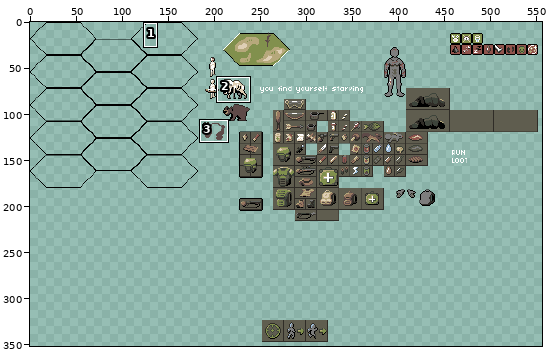
Two versions of one pixel-art file, Resources/Aseprite/mockup.aseprite. Above: a wide view before the commit, with the close-up outlined.
Close-up. As it was:
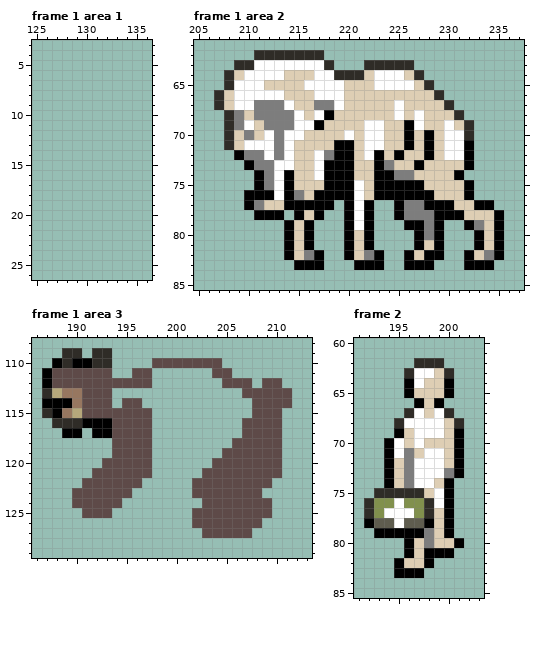
800x450 pixels, 5 frames. Shown: frame 1 area 1: x 125..136, y 3..26; frame 1 area 2: x 205..237, y 61..85; frame 1 area 3: x 186..213, y 108..129; frame 2: x 191..203, y 60..85. The wide view leaves out empty margins. The commit also changed other frames or places, which this record leaves out.
After the commit:
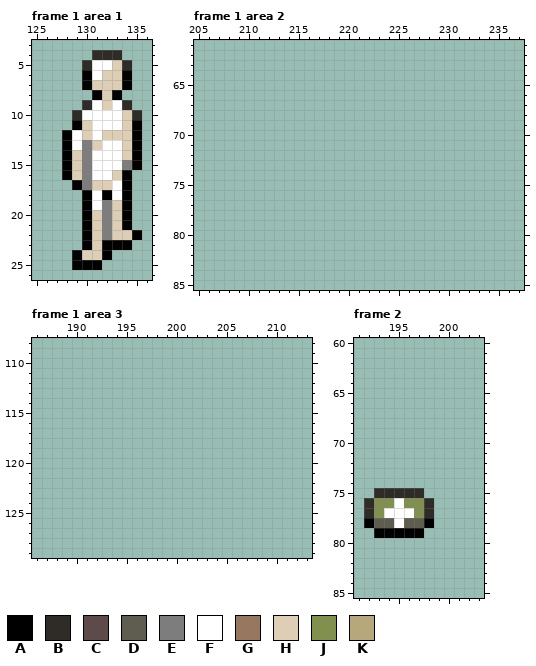
Palette (. is transparent): A #000000  B #2f2c27  C #5e4a48  D #5f5d4f  E #7d7d7d  F #ffffff  G #977760  H #deceb4  J #81904d  K #b6a87b
Change:
layer "chars" now hidden
layer "ref" added
Changed rows in their new state; - is an unchanged pixel.
Frame 1 area 1, layer "ref":
first column x 128:
 4 ---BBB--
 5 --BFFHB-
 6 --AFHHA-
 7 --AHHHA-
 8 ---AHA--
 9 --BFHFB-
10 -BFFFFHB
11 -AHFFFHA
12 AFHFHHHA
13 AFEHFFHA
14 AHEFFFHA
15 AHEFFFEA
16 AHEFFHA-
17 -AEHHFA-
18 --AFAFA-
19 --AFEHA-
20 --AHEHA-
21 --AHEHA-
22 --AHEHHA
23 --AHAAA-
24 -AHHA---
25 -AAA----
Frame 1 area 2:
first column x 207:
62 ----.......------------------
63 --..........---.....---------
64 -....................--------
65 -.....................-------
66 .......................------
67 ........................-----
68 -........................----
69 -.........................---
70 -.........................---
71 -.........................---
72 --........................---
73 ---.......................---
74 ----.....................----
75 ----......................---
76 ---.......................---
77 ---.........-...--..........-
78 ----...-...--...--...........
79 -------...---...---....--....
80 -------...---...----...---...
81 -------...---...----...---...
82 -------....--....--....--....
83 --------...---...--...---...-
Frame 1 area 3:
first column x 187:
109 --..-..------------------
110 -......----.......-------
111 .......--..------..------
112 ...........-------...-..-
113 .......-------------.....
114 .......-..-----------....
115 ...........----------...-
116 -..........---------....-
117 --..-......---------....-
118 -------....--------.....-
119 -------....-------......-
120 ------.....------.......-
121 -----......-----........-
122 ----......-----........--
123 ---......------.......---
124 ---.....--------.......--
125 ----...--------........--
126 ---------------.......---
127 ----------------.....----
Frame 2:
first column x 194:
62 ---...--
63 --.....-
64 --.....-
65 --.....-
66 ---...--
67 --.....-
68 -.......
69 -.......
70 ........
71 ........
72 ........
73 ........
74 .......-
75 ----...-
76 -----..-
77 -----..-
78 -----..-
79 ----...-
80 --......
81 --.....-
82 -....---
83 -...----
Where, in picture pixels (left, top, right, bottom), the same in both close-ups:
added: (62, 50, 142, 270)
erased: (214, 50, 504, 270)
erased: (42, 348, 292, 538)
erased: (384, 358, 464, 578)
